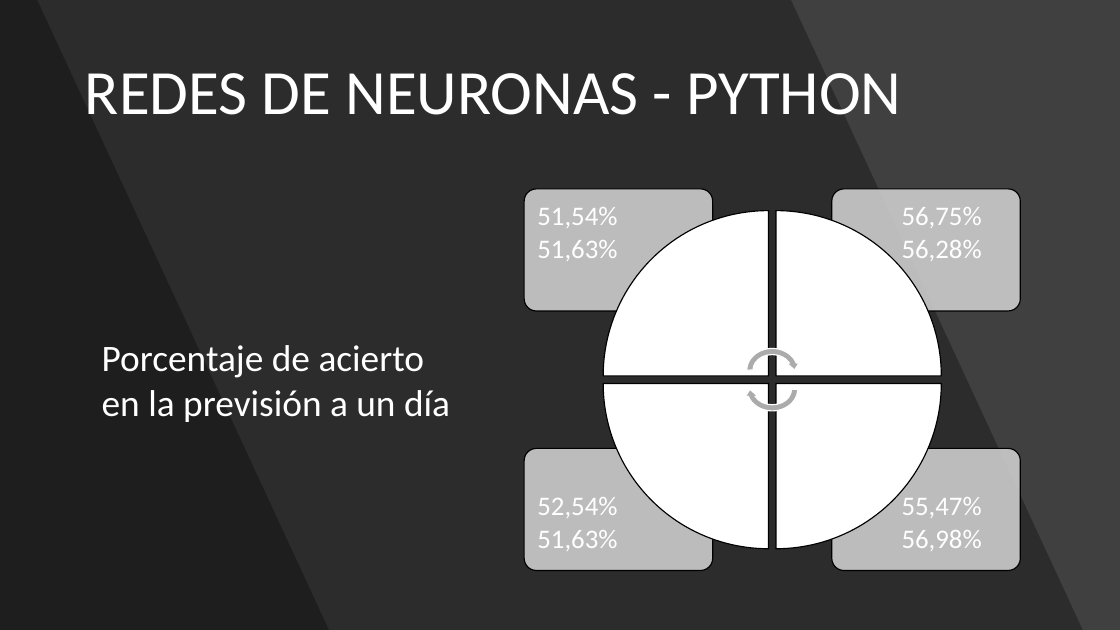
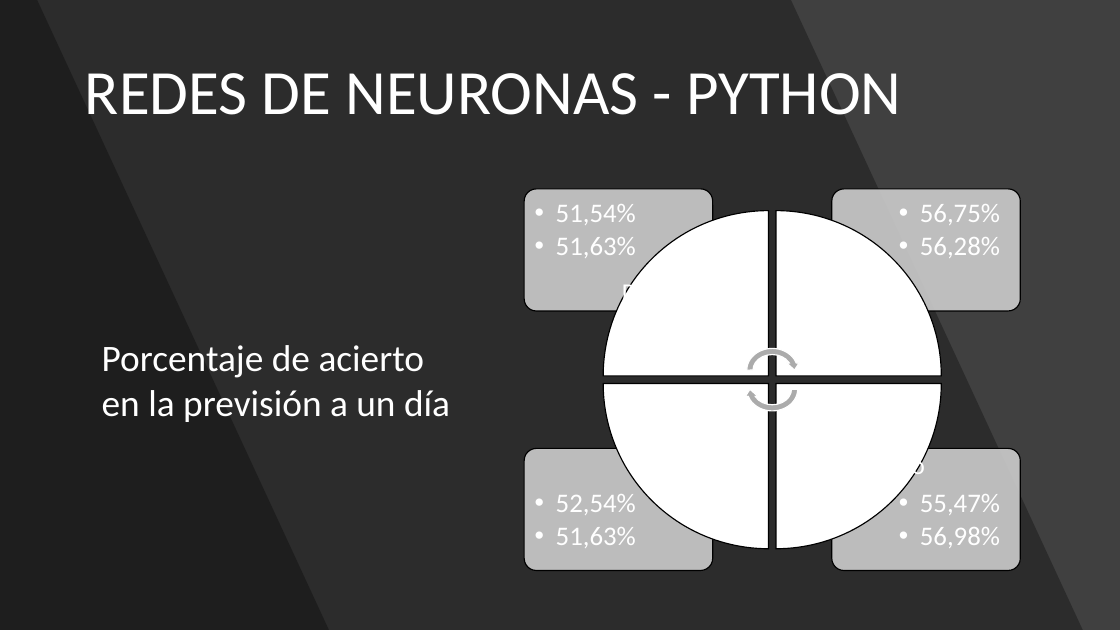
Before and after one commit to adrigrillo/IBEXPredictor, a slide deck: slide 20 of docs/PresentacionFinal.pptx (slide 19 before the commit). Drawn at 1120x630 pixels with LibreOffice and Linux fonts; fonts in the diff are those of the drawing. Boxes give left, top, right and bottom in pixels: in the first picture for what was removed or moved away, otherwise in the second. Text is boxed around its words. In the diff, an @@ line names an element or a change of style, - is before the commit and + after.

```diff
--- a/docs/PresentacionFinal.pptx
+++ b/docs/PresentacionFinal.pptx
@@ text added at (x1=622, y1=280, x2=682, y2=300), 22 pt, text #FFFFFF @@
+Datos reales
@@ text added at (x1=849, y1=454, x2=925, y2=480), 22 pt, text #FFFFFF @@
+% de cambio
@@ bullet none to •• in 4 elements at (x1=556, y1=204, x2=636, y2=258), (x1=556, y1=494, x2=636, y2=548), (x1=920, y1=204, x2=1000, y2=258), (x1=920, y1=494, x2=1000, y2=548) @@
```
Also in this commit, not shown: 4 other slides changed, 2 slides added.
